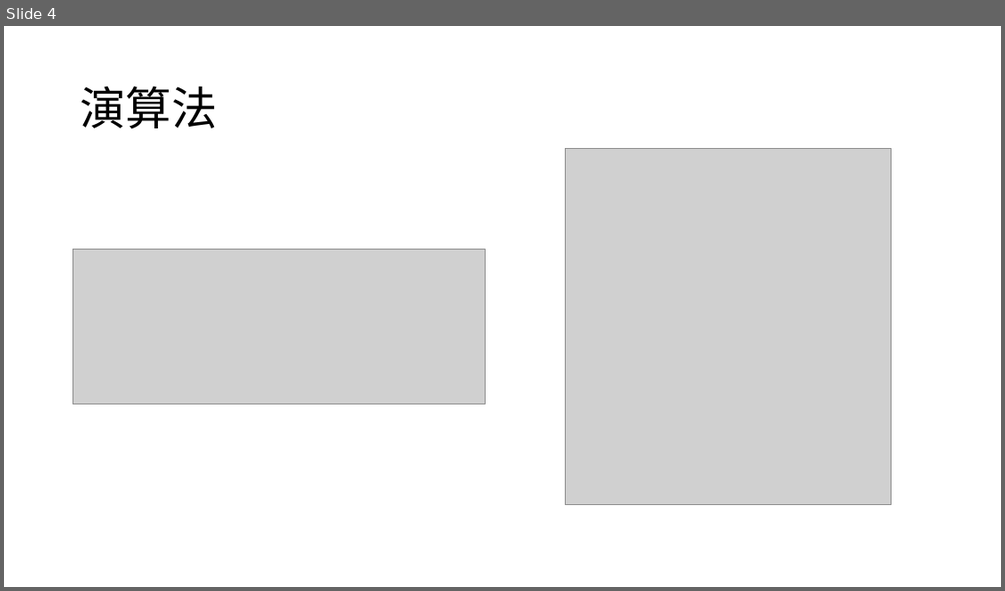
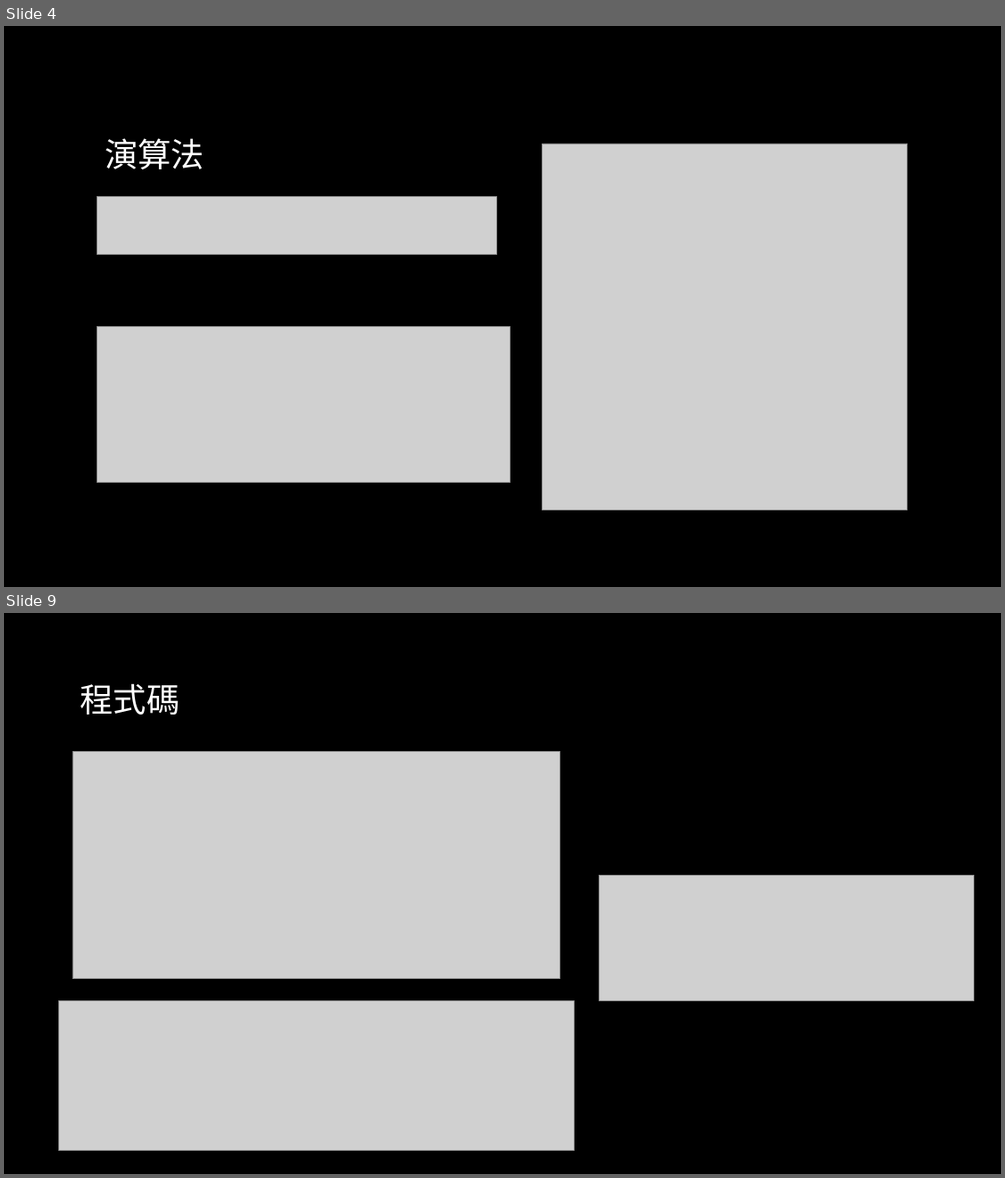
Before and after one commit to 106820026/ChatRoom, a slide deck: 聊天室之訊息加密= =.pptx. Shown one above the other, each under a label of ours: slide 4 before the commit, slides 4 and 9 after it; the slides between them are not shown. The pictures are 1005x591 and 1005x1178 pixels, drawn with LibreOffice and Linux fonts; fonts in the diff are those of the drawing; grey boxes stand for pictures; background and template pictures are left out. Boxes give left, top, right and bottom in pixels: in the first picture for what was removed or moved away, otherwise in the second. Text is boxed around its words. In the diff, an @@ line names an element or a change of style, - is before the commit and + after.

```diff
--- a/聊天室之訊息加密= =.pptx
+++ b/聊天室之訊息加密= =.pptx
@@ slide 9 added at box(4, 613, 1001, 1174), background picture (left out) @@
@@ title added at box(80, 683, 179, 714), 32 pt, text gradient #FFFFFF to #A6A6A6 @@
+程式碼
@@ picture added at box(73, 751, 560, 979) @@
@@ picture added at box(599, 875, 974, 1000) @@
@@ picture added at box(58, 1000, 574, 1151) @@
@@ slide 4 changed as well @@
@@ background #FFFFFF to picture (left out) @@
@@ title "演算法": place and size @@
-title "演算法" at box(80, 86, 217, 129)
+title "演算法" at box(105, 138, 204, 169)
@@ title "演算法" at box(105, 138, 204, 169): size 44 to 32 pt, text colour #000000 to gradient #FFFFFF to #A6A6A6; line spacing 0.9 to 1 @@
@@ picture: place and size @@
-picture at box(565, 149, 890, 505)
+picture at box(542, 143, 907, 509)
@@ picture added at box(97, 197, 497, 254) @@
@@ picture: place and size @@
-picture at box(73, 248, 485, 404)
+picture at box(97, 327, 510, 483)
```
Also in this commit, not shown: 3 other slides changed, 4 other slides added, 1 slide removed, 4 other files.
